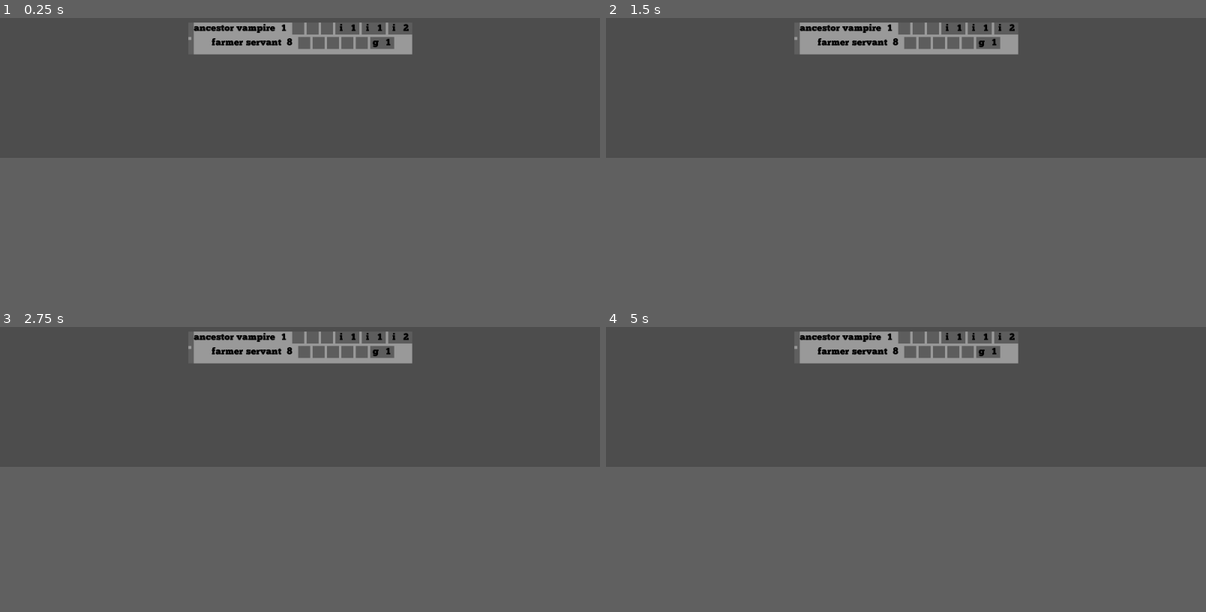
Above: before the commit, frames 1-4 (two rows, left to right).
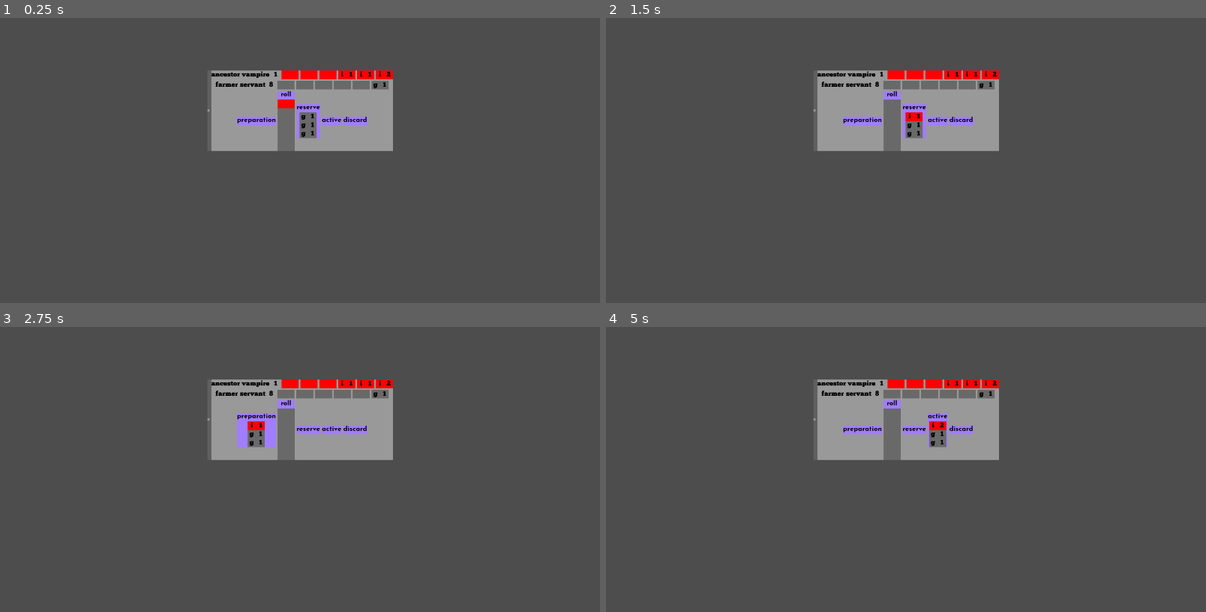
Above: after the commit, the same moments.

Repository: Pe3Hu/haruru
Game: Godot game, scene res://scene/0/game.tscn
Two runs of this game, one before a commit and one after it. Both use one fixed random seed, a clock stepped at 60 frames per second and the inputs below.
Inputs:
- Up to frame 1 (0.25 s): no input
- Up to frame 2 (1.5 s): tap Enter at 0.5 s; tap Space at 0.6, 0.77, 1.07, 1.35 s
- Up to frame 3 (2.75 s): tap Space at 1.52, 1.82, 2.1 s
- Up to frame 4 (5 s): tap Space at 2.75, 2.85, 3.02, 3.32, 3.6, 3.77, 4.07, 4.35, 4.52, 4.82 s
In our replay, the window is 800x320 before the commit and 800x514 after it. These sizes can differ from the game's own. Grey fills any space a smaller window leaves; there, only what the larger window draws over its background counts as a difference.

The runs differ from the first frame. In frame 1, 11% of the frame differs, in the area x 31-69%, y 1-47%; in frame 2, 11%; in frame 3, 11%; in frame 4, 11%.

Commit message:
update version 0.001
1. Box scene added
2. phase sequence algorithm added to Tribe

Diff:
--- a/project.godot
+++ b/project.godot
@@ -21,5 +21,5 @@
 
 [display]
 
-window/size/viewport_width=1000
-window/size/viewport_height=400
+window/size/viewport_width=1400
+window/size/viewport_height=900
--- a/scene/0/game.gd
+++ b/scene/0/game.gd
@@ -14,7 +14,7 @@
 		match event.keycode:
 			KEY_SPACE:
 				if event.is_pressed() && !event.is_echo():
-					pass
+					Global.node.sketch.diplomacy.do_it()
 
 
 func _process(delta_) -> void:
--- a/scene/1/diplomacy.gd
+++ b/scene/1/diplomacy.gd
@@ -15,3 +15,8 @@
 	var tribe = Global.scene.tribe.instantiate()
 	tribes.add_child(tribe)
 	tribe.set_attributes(input)
+
+
+func do_it() -> void:
+	for tribe in tribes.get_children():
+		tribe.follow_phase()
--- a/scene/1/member.gd
+++ b/scene/1/member.gd
@@ -25,11 +25,19 @@
 func init_facets() -> void:
 	var inputs = []
 	var descriptions = Global.dict.facet.type[type.key][subtype.key]
+	var index = 0
 
 	for description in descriptions:
 		for _i in description.repeats:
 			var input = Dictionary(description)
+			input.member = self
+			input.index = index
+			index += 1
 			input.erase("repeats")
 			var facet = Global.scene.facet.instantiate()
 			facets.add_child(facet)
 			facet.set_attributes(input)
+
+
+func get_population() -> int:
+	return int(population.label.text)
--- a/scene/1/tribe.gd
+++ b/scene/1/tribe.gd
@@ -6,12 +6,15 @@
 
 var diplomacy = null
 var type = null
+var phase = null
 
 
 func set_attributes(input_: Dictionary) -> void:
 	diplomacy = input_.diplomacy
 	type = input_.type
 	init_members()
+	fill_carton()
+	follow_phase()
 
 
 func init_members() -> void:
@@ -30,3 +33,42 @@
 	member = Global.scene.member.instantiate()
 	members.add_child(member)
 	member.set_attributes(input)
+
+
+func fill_carton() -> void:
+	carton.tribe = self
+
+	for member in members.get_children():
+		for _i in member.get_population():
+			carton.add_dice(member)
+
+
+func follow_phase() -> void:
+	next_phase()
+	var func_name = ""
+	var words = phase.split(" ")
+
+	for _i in words.size():
+		var word = words[_i]
+		func_name += word
+
+		if _i < words.size() - 1:
+			func_name += "_"
+
+	match phase:
+		"select dices":
+			carton.call(func_name)
+		"roll dices":
+			carton.call(func_name)
+		"active dices":
+			carton.call(func_name)
+		"discard dices":
+			carton.call(func_name)
+
+
+func next_phase() -> void:
+	if phase == null:
+		phase = Global.arr.phase.front()
+	else:
+		var index = (Global.arr.phase.find(phase) + 1) % Global.arr.phase.size()
+		phase = Global.arr.phase[index]
--- /dev/null
+++ b/scene/3/box.gd
@@ -0,0 +1,35 @@
+extends MarginContainer
+
+
+@onready var dices = $VBox/Dices
+@onready var title = $VBox/Title
+
+
+func roll_dices(count_: int) -> void:
+	for _i in count_:
+		var dice = Global.scene.dice.instantiate()
+		dices.add_child(dice)
+
+
+func flip_dices(values_: Array) -> void:
+	for _i in range(dices.get_child_count()-1, -1, -1):
+		var dice = dices.get_child(_i)
+
+		if _i < values_.size():
+			var value = values_[_i]
+			dice.flip_to_value(value)
+
+
+func get_facet_value_on_dices() -> Array:
+	var values = []
+
+	for dice in dices.get_children():
+		values.append(dice.get_current_facet_value())
+
+	return values
+
+
+func crush_dices() -> void:
+	for dice in dices.get_children():
+		dices.remove_child(dice)
+		dice.queue_free()
--- /dev/null
+++ b/scene/3/box.tscn
@@ -0,0 +1,39 @@
+[gd_scene load_steps=4 format=3 uid="uid://dlmitcs6dwfl"]
+
+[ext_resource type="Script" path="res://scene/3/box.gd" id="1_2r4sq"]
+[ext_resource type="FontFile" uid="uid://bvnpo88mdytkv" path="res://asset/font/letter/JosefinSans-Bold.ttf" id="1_ejtlt"]
+
+[sub_resource type="StyleBoxFlat" id="StyleBoxFlat_7paps"]
+bg_color = Color(0.631373, 0.490196, 1, 1)
+
+[node name="Box" type="MarginContainer"]
+custom_minimum_size = Vector2(5, 5)
+anchors_preset = 15
+anchor_right = 1.0
+anchor_bottom = 1.0
+grow_horizontal = 2
+grow_vertical = 2
+size_flags_horizontal = 4
+size_flags_vertical = 4
+script = ExtResource("1_2r4sq")
+
+[node name="BG" type="Panel" parent="."]
+layout_mode = 2
+theme_override_styles/panel = SubResource("StyleBoxFlat_7paps")
+
+[node name="VBox" type="VBoxContainer" parent="."]
+layout_mode = 2
+
+[node name="Title" type="Label" parent="VBox"]
+layout_mode = 2
+size_flags_horizontal = 4
+theme_override_colors/font_color = Color(0, 0, 0, 1)
+theme_override_fonts/font = ExtResource("1_ejtlt")
+text = "Title"
+horizontal_alignment = 1
+vertical_alignment = 1
+
+[node name="Dices" type="VBoxContainer" parent="VBox"]
+layout_mode = 2
+theme_override_constants/separation = 0
+alignment = 1
--- a/scene/3/carton.gd
+++ b/scene/3/carton.gd
@@ -1,36 +1,77 @@
 extends MarginContainer
 
 
-@onready var dices = $Dices
+@onready var preparation = $Boxs/Preparation
+@onready var roll = $Boxs/Roll
+@onready var reserve = $Boxs/Reserve
+@onready var active = $Boxs/Active
+@onready var discard = $Boxs/Discard
 
 var tribe = null
+var chain = {}
 
 
-func roll_dices(count_: int) -> void:
-	for _i in count_:
-		var dice = Global.scene.dice.instantiate()
-		dices.add_child(dice)
+func _ready() -> void:
+	preparation.title.text = "preparation"
+	roll.title.text = "roll"
+	reserve.title.text = "reserve"
+	active.title.text = "active"
+	discard.title.text = "discard"
+
+	chain["Preparation"] = "roll"
+	chain["Roll"] = "reserve"
+	chain["Reserve"] = "active"
+	chain["Active"] = "discard"
+	chain["Discard"] = "preparation"
 
 
-func flip_dices(values_: Array) -> void:
-	for _i in range(dices.get_child_count()-1, -1, -1):
-		var dice = dices.get_child(_i)
-
-		if _i < values_.size():
-			var value = values_[_i]
-			dice.flip_to_value(value)
+func add_dice(member_: MarginContainer) -> void:
+	var input = {}
+	input.member = member_
+	input.box = preparation
+	var dice = Global.scene.dice.instantiate()
+	preparation.dices.add_child(dice)
+	dice.set_attributes(input)
 
 
-func get_facet_value_on_dices() -> Array:
-	var values = []
-
-	for dice in dices.get_children():
-		values.append(dice.get_current_facet_value())
-
-	return values
+func push_dice_in_next_box(dice_) -> void:
+	var next_box = get(chain[dice_.box.name])
+	dice_.box.dices.remove_child(dice_)
+	next_box.dices.add_child(dice_)
+	dice_.box = next_box
 
 
-func crush_dices() -> void:
-	for dice in dices.get_children():
-		dices.remove_child(dice)
-		dice.queue_free()
+func select_dices() -> void:
+	var dices = []
+	dices.append_array(preparation.dices.get_children())
+
+	for dice in dices:
+		push_dice_in_next_box(dice)
+
+	while reserve.dices.get_child_count() < 3:
+		reroll_dices()
+
+
+func roll_dices() -> void:
+	for dice in reserve.dices.get_children():
+		push_dice_in_next_box(dice)
+
+
+
+func reroll_dices() -> void:
+	for dice in roll.dices.get_children():
+		dice.skip_animation()
+		var facet = dice.get_current_facet()
+
+		if !facet.fail:
+			push_dice_in_next_box(dice)
+
+
+func active_dices() -> void:
+	for dice in active.dices.get_children():
+		push_dice_in_next_box(dice)
+
+
+func discard_dices() -> void:
+	for dice in discard.dices.get_children():
+		push_dice_in_next_box(dice)
--- a/scene/3/carton.tscn
+++ b/scene/3/carton.tscn
@@ -1,7 +1,8 @@
-[gd_scene load_steps=4 format=3 uid="uid://dlm17rhsmtvrb"]
+[gd_scene load_steps=5 format=3 uid="uid://dlm17rhsmtvrb"]
 
 [ext_resource type="Script" path="res://scene/3/carton.gd" id="1_oxpks"]
 [ext_resource type="FontFile" uid="uid://bvnpo88mdytkv" path="res://asset/font/letter/JosefinSans-Bold.ttf" id="1_ygxmi"]
+[ext_resource type="PackedScene" uid="uid://dlmitcs6dwfl" path="res://scene/3/box.tscn" id="3_ta4ed"]
 
 [sub_resource type="StyleBoxFlat" id="StyleBoxFlat_7paps"]
 
@@ -35,6 +36,21 @@
 horizontal_alignment = 1
 vertical_alignment = 1
 
-[node name="Dices" type="HBoxContainer" parent="."]
+[node name="Boxs" type="HBoxContainer" parent="."]
 layout_mode = 2
 alignment = 1
+
+[node name="Preparation" parent="Boxs" instance=ExtResource("3_ta4ed")]
+layout_mode = 2
+
+[node name="Roll" parent="Boxs" instance=ExtResource("3_ta4ed")]
+layout_mode = 2
+
+[node name="Reserve" parent="Boxs" instance=ExtResource("3_ta4ed")]
+layout_mode = 2
+
+[node name="Active" parent="Boxs" instance=ExtResource("3_ta4ed")]
+layout_mode = 2
+
+[node name="Discard" parent="Boxs" instance=ExtResource("3_ta4ed")]
+layout_mode = 2
--- a/scene/3/dice.gd
+++ b/scene/3/dice.gd
@@ -7,6 +7,7 @@
 var tween = null
 
 var member = null
+var box = null
 var pace = null
 var tick = null
 var time = null
@@ -18,12 +19,13 @@
 
 func set_attributes(input_: Dictionary) -> void:
 	member = input_.member
+	box = input_.box
 	#time = Time.get_unix_time_from_system()
 
-	for input in input_.inputs:
-		input.dice = self
+	for facet_ in member.facets.get_children():
 		var facet = Global.scene.facet.instantiate()
 		facets.add_child(facet)
+		var input = facet_.get_attributes()
 		facet.set_attributes(input)
 
 	anchor = Vector2(0, -Global.vec.size.facet.y)
@@ -103,15 +105,15 @@
 
 	for _i in salvo:
 		var facet = facets.get_children().pick_random()
-		flip_to_value(facet.value)
+		flip_to_index(facet.index)
 
 	#get_parent().remove_child(self)
 	#queue_free()
 
 
-func flip_to_value(value_) -> void:
+func flip_to_index(index_) -> void:
 	for facet in facets.get_children():
-		if facet.value == value_:
+		if facet.index == index_:
 			var index = facet.get_index()
 			var step = 1 - index
 
@@ -124,9 +126,13 @@
 			return
 
 
-func get_current_facet_value() -> int:
-	var facet =  facets.get_child(1)
-	return facet.value
+func get_current_facet_index() -> int:
+	var facet = facets.get_child(1)
+	return facet.index
+
+
+func get_current_facet() -> MarginContainer:
+	return facets.get_child(1)
 
 
 func crush() -> void:
--- a/scene/3/dice.tscn
+++ b/scene/3/dice.tscn
@@ -8,8 +8,10 @@
 [node name="Dice" type="MarginContainer"]
 clip_children = 1
 custom_minimum_size = Vector2(5, 5)
-offset_right = 50.0
-offset_bottom = 50.0
+offset_right = 5.0
+offset_bottom = 5.0
+size_flags_horizontal = 4
+size_flags_vertical = 4
 script = ExtResource("1_u8huh")
 
 [node name="BG" type="Panel" parent="."]
@@ -19,6 +21,8 @@
 
 [node name="Facets" type="VBoxContainer" parent="BG"]
 layout_mode = 2
+offset_right = 5.0
+offset_bottom = 5.0
 theme_override_constants/separation = 0
 alignment = 1
 
--- a/scene/3/facet.gd
+++ b/scene/3/facet.gd
@@ -5,28 +5,35 @@
 @onready var icons = $HBox/Icons
 @onready var quantities = $HBox/Quantities
 
-var dice = null
+var member = null
 var influence = null
 var gold = null
+var index = null
+var fail = false
 
 
 func set_attributes(input_: Dictionary) -> void:
 	for key in input_:
 		set(key, input_[key])
 
-		var input = {}
-		input.parent = self
-		input.key = key[0]
-		var icon = Global.scene.icon.instantiate()
-		icons.add_child(icon)
-		icon.set_attributes(input)
+	for token in Global.arr.token:
+		var value = get(token)
 
-		icon = Global.scene.icon.instantiate()
-		input.key = input_[key]
-		quantities.add_child(icon)
-		icon.set_attributes(input)
+		if value != null:
+			var input = {}
+			input.parent = self
+			input.key = token
+			var icon = Global.scene.icon.instantiate()
+			icons.add_child(icon)
+			icon.set_attributes(input)
 
-	if input_.keys().is_empty():
+			icon = Global.scene.icon.instantiate()
+			input.key = value
+			quantities.add_child(icon)
+			icon.set_attributes(input)
+
+	if input_.keys().size() == 2:
+		fail = true
 		var input = {}
 		input.parent = self
 		input.key = ""
@@ -41,6 +48,39 @@
 		icon.set_attributes(input)
 		icon.visible = false
 
-	#var style = StyleBoxFlat.new()
-	#bg.set("theme_override_styles/panel", style)
-	custom_minimum_size = Vector2(Global.vec.size.letter)
+	paint_bg()
+	custom_minimum_size = Vector2(Global.vec.size.facet)
+
+
+func paint_bg() -> void:
+	var style = StyleBoxFlat.new()
+	bg.set("theme_override_styles/panel", style)
+	var color = null
+
+	match member.type.label.text:
+		"vampire":
+			match member.subtype.label.text:
+				"ancestor":
+					color = Color.RED
+
+	if color == null:
+		color = Color.DIM_GRAY
+
+	#if fail:
+	#	color = Color.WHITE
+
+	style.bg_color = color
+
+
+func get_attributes() -> Dictionary:
+	var input = {}
+	input.member = member
+	input.index = index
+
+	if influence != null:
+		input.influence = influence
+
+	if gold != null:
+		input.gold = gold
+
+	return input
--- a/scene/3/facet.tscn
+++ b/scene/3/facet.tscn
@@ -7,8 +7,17 @@
 
 [node name="Facet" type="MarginContainer"]
 custom_minimum_size = Vector2(5, 5)
-offset_right = 40.0
-offset_bottom = 40.0
+anchors_preset = 8
+anchor_left = 0.5
+anchor_top = 0.5
+anchor_right = 0.5
+anchor_bottom = 0.5
+offset_left = -20.0
+offset_top = -20.0
+offset_right = 20.0
+offset_bottom = 20.0
+grow_horizontal = 2
+grow_vertical = 2
 size_flags_horizontal = 4
 size_flags_vertical = 4
 script = ExtResource("1_iwim4")
--- a/scene/3/icon.gd
+++ b/scene/3/icon.gd
@@ -12,4 +12,8 @@
 		set(key_, input_[key_])
 
 	label.text = str(key)
+
+	if Global.arr.token.has(key):
+		label.text = key[0]
+
 	custom_minimum_size = Vector2(Global.vec.size.letter)
--- a/script/Global.gd
+++ b/script/Global.gd
@@ -24,6 +24,13 @@
 
 func init_arr() -> void:
 	arr.edge = [1, 2, 3, 4, 5, 6]
+	arr.token = ["gold", "influence"]
+	arr.phase = [
+		"select dices",
+		"roll dices",
+		"active dices",
+		"discard dices"
+	]
 
 
 func init_num() -> void:
@@ -134,6 +141,7 @@
 	vec.size = {}
 
 	vec.size.letter = Vector2(20, 20)
+	vec.size.facet = vec.size.letter + Vector2(vec.size.letter.x, 0)
 	init_window_size()
 
 
